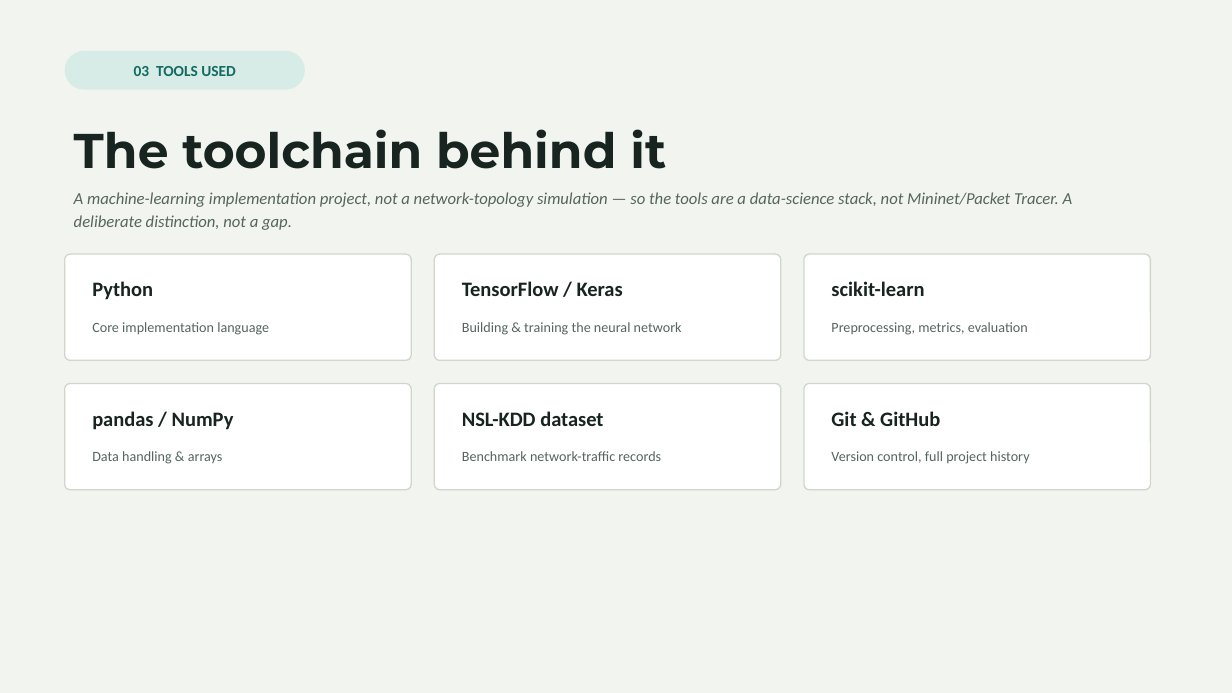
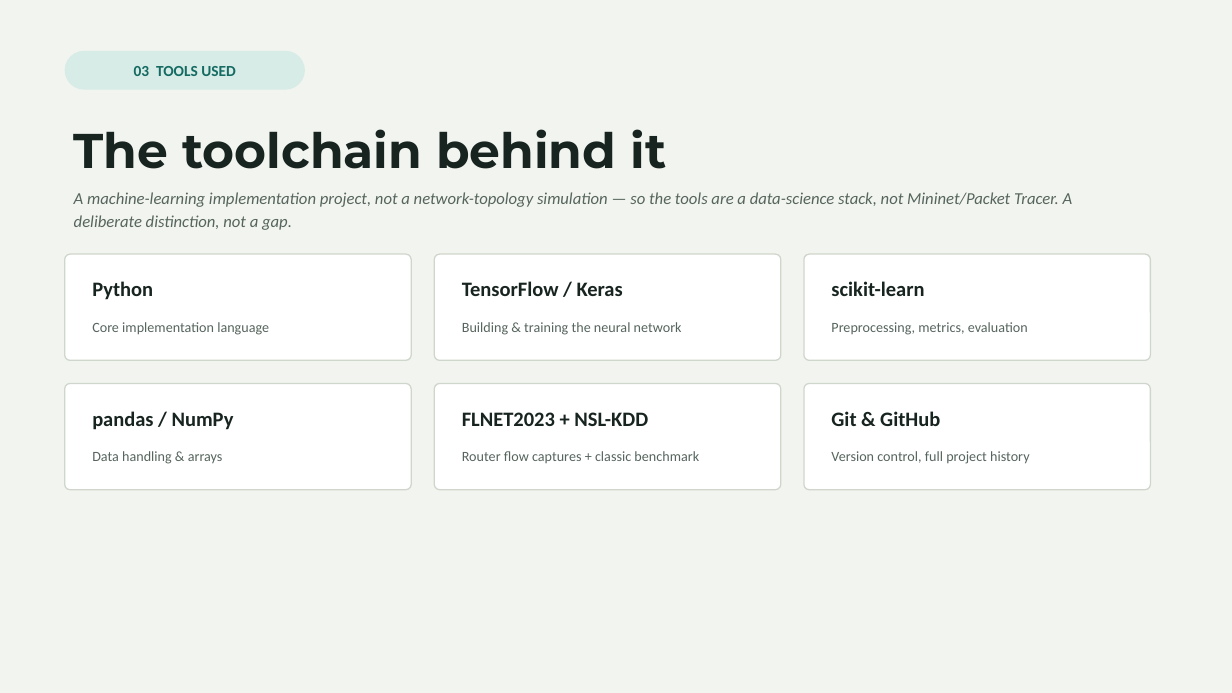
Before and after one commit to Vinudharshini18/Krypsis-A-network-intrusion-detection-system, a slide deck: slide 4 of presentation/Krypsis_Presentation.pptx. Drawn at 1232x693 pixels with LibreOffice and Linux fonts; fonts in the diff are those of the drawing. Boxes give left, top, right and bottom in pixels: in the first picture for what was removed or moved away, otherwise in the second. Text is boxed around its words. In the diff, an @@ line names an element or a change of style, - is before the commit and + after.

Commit message:
Add improved defenses, backdoor attack and NSL-KDD replication
- protocol.py: per-client weight cap and trimmed-mean second check for
  flagged updates
- defense_experiment.py: none / v1 / v2 / v2-Mondrian policies under
  label flipping and backdoor attacks, on FLNET2023 (5 seeds) and
  NSL-KDD (10 seeds); 120 runs, resumable
- preprocess_nslkdd.py + data/NSL-KDD: NSL-KDD restored as a
  replication dataset with a 10-client Dirichlet split
- multiclass.py: 11-class detection (results pending)
- Slides rebuilt from results files (10 slides); handbook script
  rewritten (PDF not yet regenerated)
- README: Phase 9 results, including the weight cap's downside and the
  backdoor failing on FLNET2023

```diff
--- a/presentation/Krypsis_Presentation.pptx
+++ b/presentation/Krypsis_Presentation.pptx
@@ text at (462,412,648,426): text changed @@
-NSL-KDD dataset
+FLNET2023 + NSL-KDD
@@ text at (462,451,699,463): text changed @@
-Benchmark network-traffic records
+Router flow captures + classic benchmark
```
Also in this commit, not shown: 5 other slides changed, 3 slides added, 1 slide removed, 11 other files.
